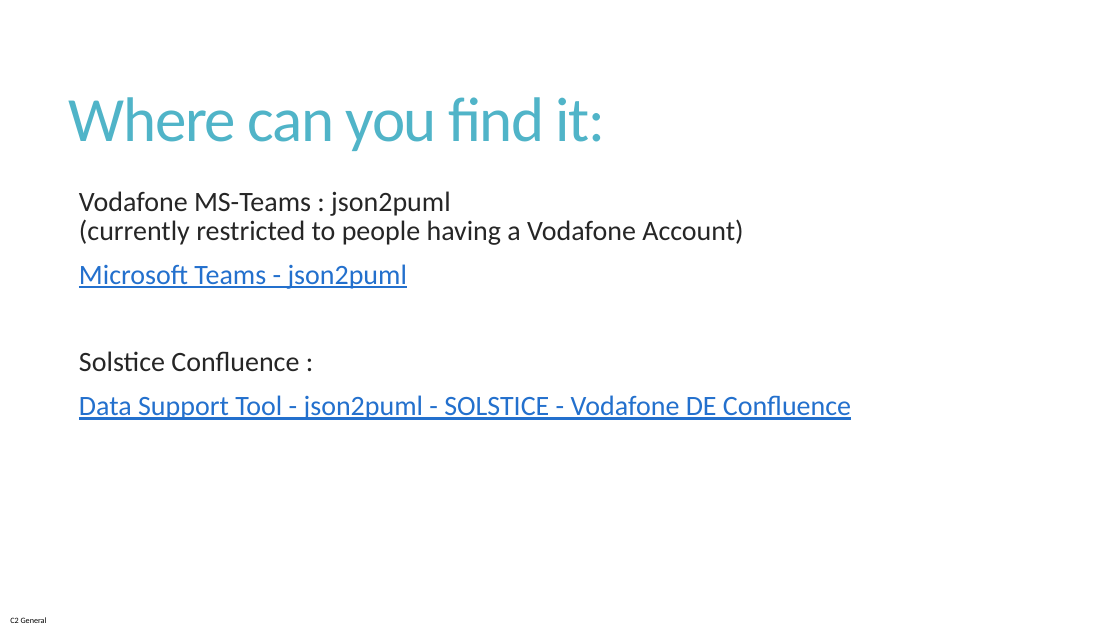
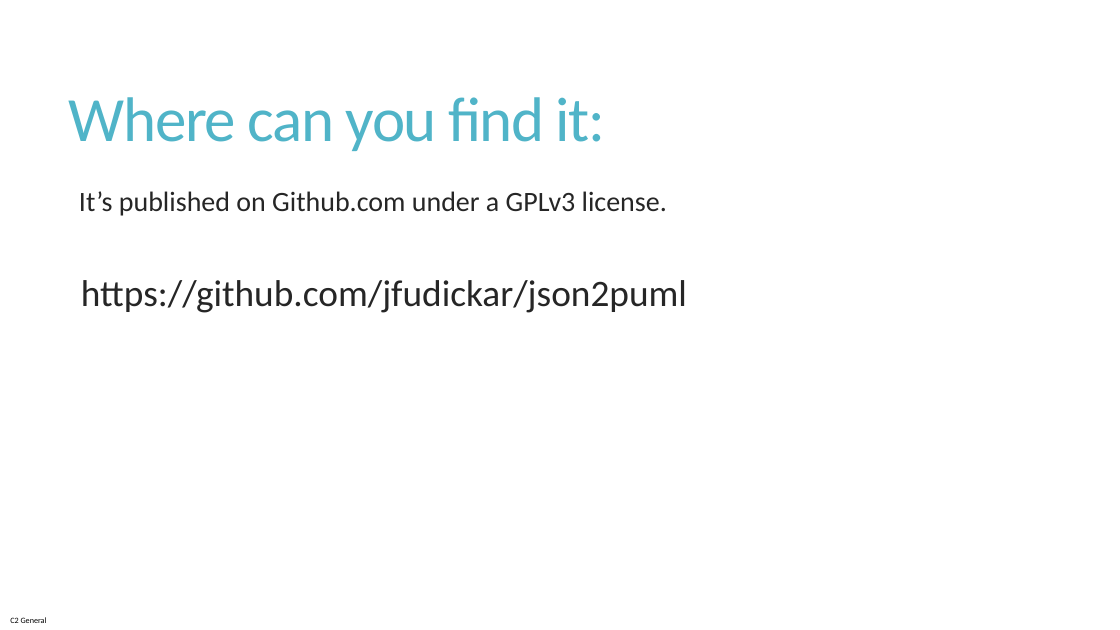
Before and after one commit to jfudickar/json2puml, a slide deck: slide 15 of documentation/json2puml introduction.pptx (slide 17 before the commit). Drawn at 1120x630 pixels with LibreOffice and Linux fonts; fonts in the diff are those of the drawing. Boxes give left, top, right and bottom in pixels: in the first picture for what was removed or moved away, otherwise in the second. Text is boxed around its words. In the diff, an @@ line names an element or a change of style, - is before the commit and + after.

```diff
--- a/documentation/json2puml introduction.pptx
+++ b/documentation/json2puml introduction.pptx
@@ text at <box>79,191,687,313</box>: text changed @@
-  Vodafone MS-Teams : json2puml
-  (currently restricted to people having a Vodafone Account)
-  Microsoft Teams - json2puml
-  Solstice Confluence :
-  Data Support Tool - json2puml - SOLSTICE - Vodafone DE Confluence
+  It’s published on Github.com under a GPLv3 license.
+  https://github.com/jfudickar/json2puml
```
Also in this commit, not shown: 6 other slides changed, 5 slides added, 7 slides removed, 1 other file.
